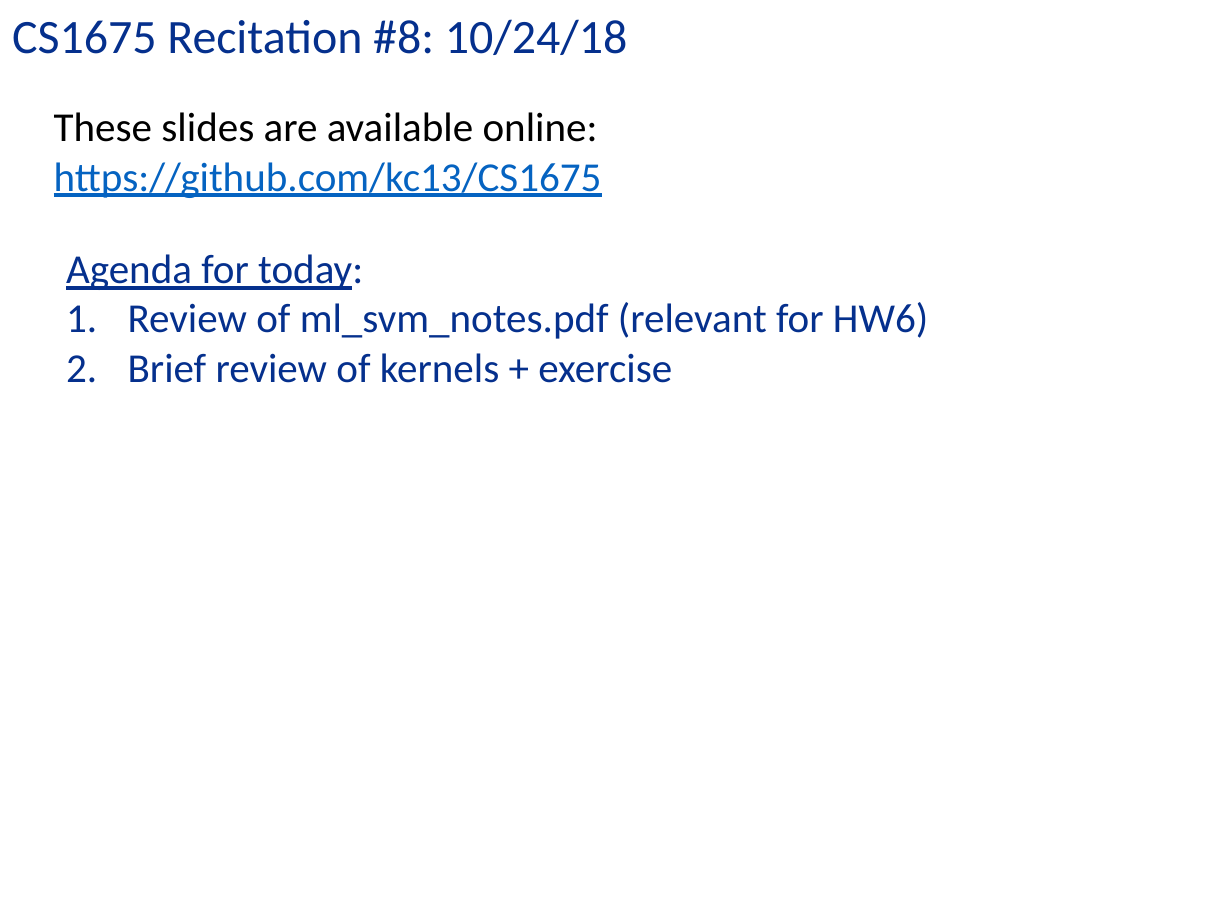
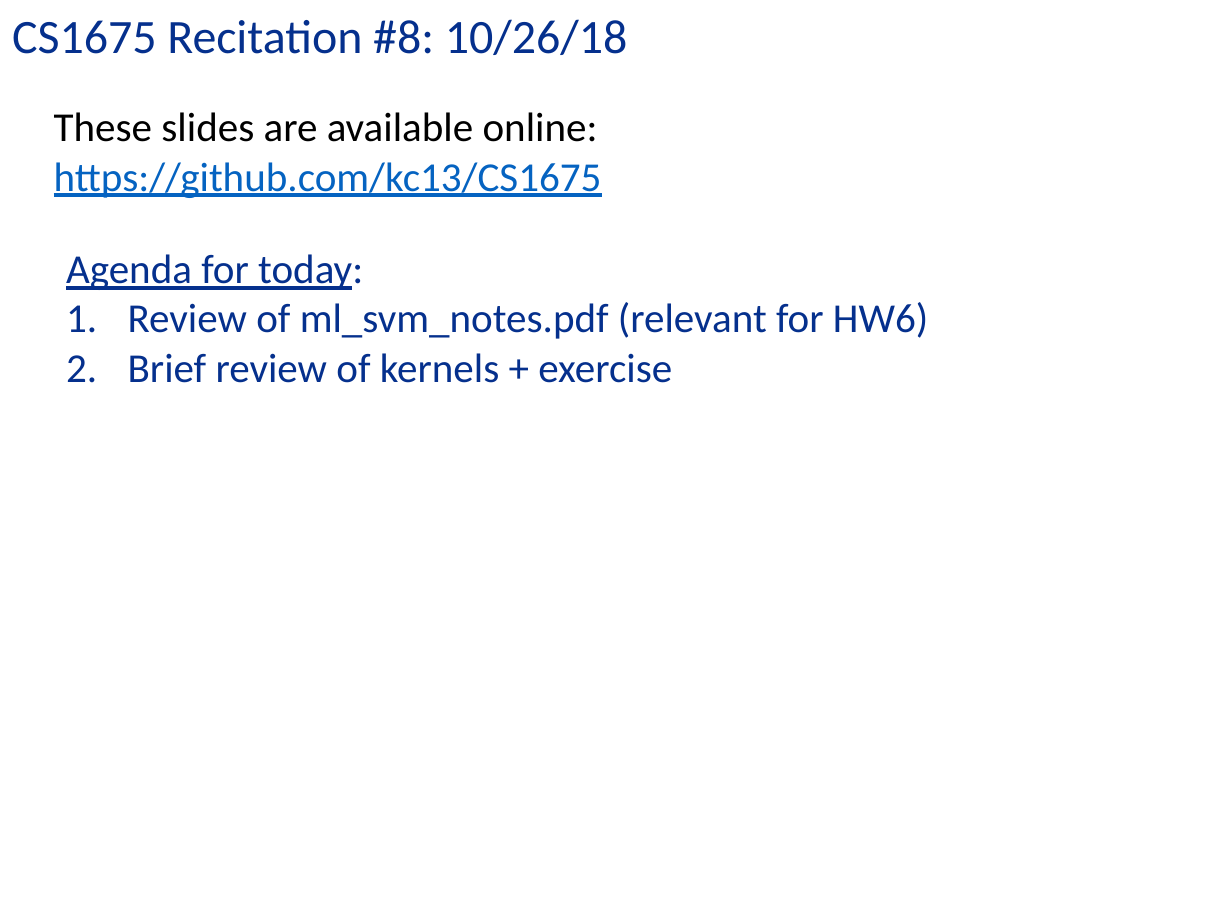
Before and after one commit to kc13/CS1675, a slide deck: slide 1 of cs1675_rec8_oct26.pptx. Drawn at 1232x924 pixels with LibreOffice and Linux fonts; fonts in the diff are those of the drawing. Boxes give left, top, right and bottom in pixels: in the first picture for what was removed or moved away, otherwise in the second. Text is boxed around its words. In the diff, an @@ line names an element or a change of style, - is before the commit and + after.

```diff
--- a/cs1675_rec8_oct26.pptx
+++ b/cs1675_rec8_oct26.pptx
@@ text at [12, 19, 627, 55]: text changed @@
-CS1675 Recitation #8: 10/24/18
+CS1675 Recitation #8: 10/26/18
```
Also in this commit, not shown: 1 other slide changed.
